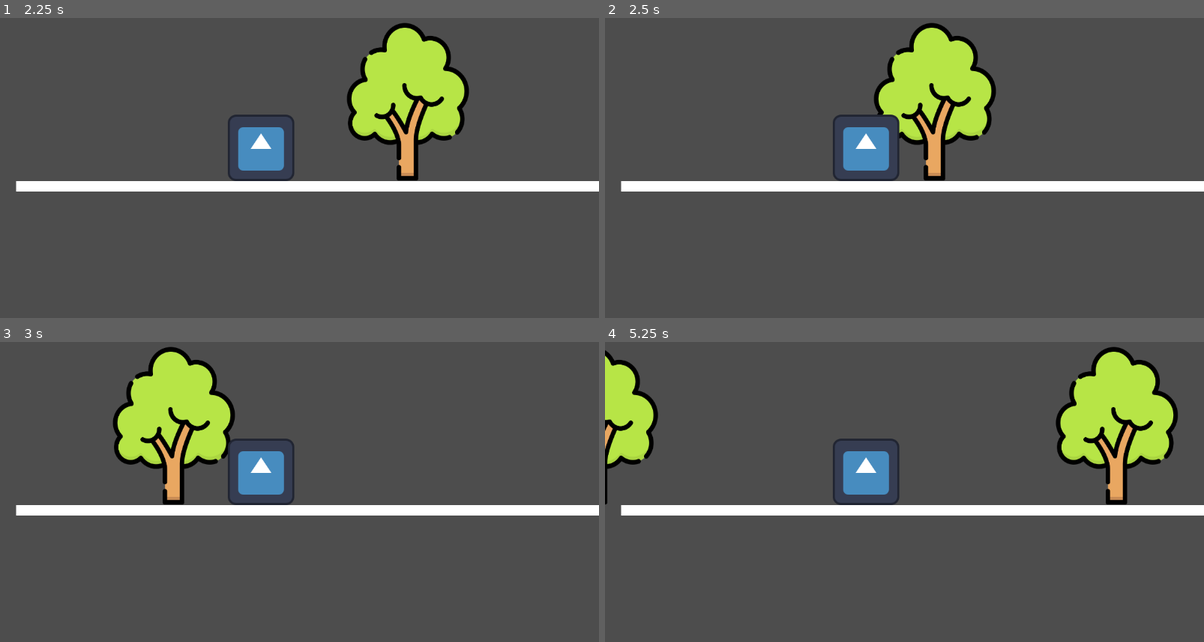
Above: before the commit, frames 1-4 (two rows, left to right).
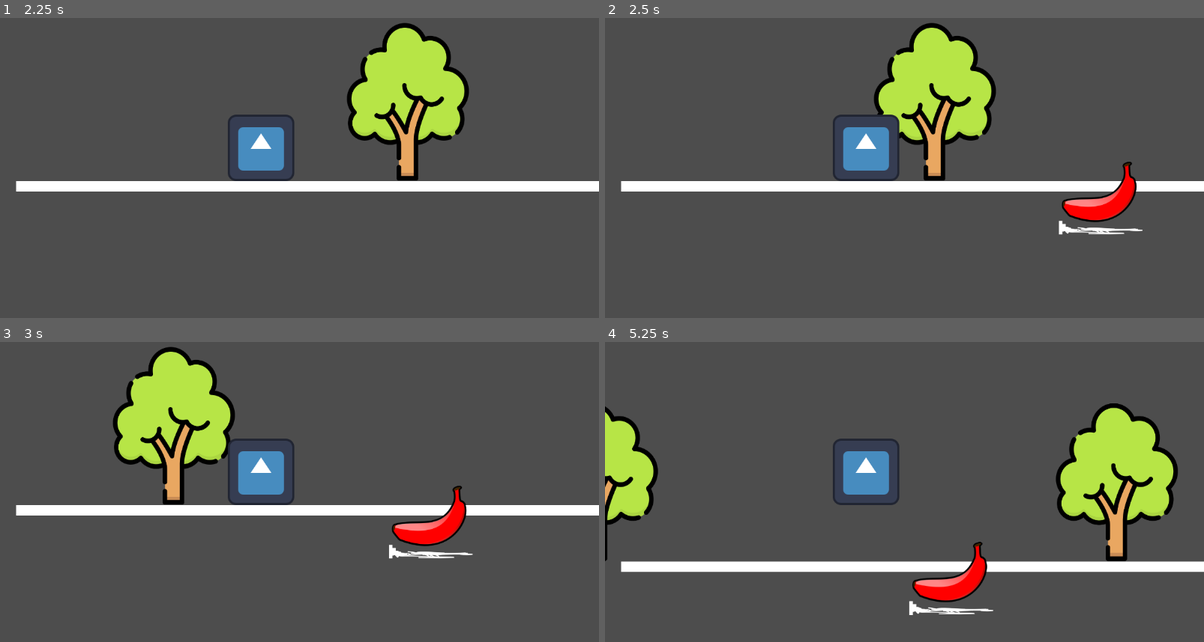
Above: after the commit, the same moments.

Repository: einhadner85/godot_test
Game: Godot game, scene res://main.tscn
Two runs of this game, one before a commit and one after it. Both use one fixed random seed, a clock stepped at 60 frames per second and the inputs below. The project has no main scene, so this scene is started directly. The engine's default icon, where the game draws it, is replaced by a stand-in: a white triangle on a blue panel in a dark square.
Inputs:
- Up to frame 1 (2.25 s): tap Enter (ui_accept) at 0.5, 0.77, 1.52 s
- Up to frame 2 (2.5 s): no input
- Up to frame 3 (3 s): no input
- Up to frame 4 (5.25 s): tap Enter (ui_accept) at 3.02, 3.77, 4.52 s

Frame 1 is identical in both runs. In frame 2, 1.3% of the frame differs, in the area x 75-90%, y 47-73%; in frame 3, 1.3%; in frame 4, 20%, in the area x 0-100%, y 1-92%.

Commit message:
장애물 이동 확인

Diff:
--- a/main.tscn
+++ b/main.tscn
@@ -4,6 +4,7 @@
 [ext_resource type="Texture2D" uid="uid://b42eouw8fbhgx" path="res://icon.svg" id="2_h2yge"]
 [ext_resource type="Script" uid="uid://buls2u64wkufm" path="res://scrolling_background.gd" id="3_h2yge"]
 [ext_resource type="Texture2D" uid="uid://cw0q52lko4e3y" path="res://free-icon-tree-7105071.png" id="4_1bvp3"]
+[ext_resource type="Script" uid="uid://covhe5qjoboa4" path="res://obstacle_spawner.gd" id="5_lquwl"]
 
 [sub_resource type="RectangleShape2D" id="RectangleShape2D_1bvp3"]
 size = Vector2(2000, 20)
@@ -50,3 +51,10 @@
 position = Vector2(126.5, 227)
 scale = Vector2(0.5683594, 0.59375)
 texture = ExtResource("4_1bvp3")
+
+[node name="ObstacleSpawner" type="Node2D" parent="." unique_id=1481476507]
+position = Vector2(338, -18)
+script = ExtResource("5_lquwl")
+
+[node name="Timer" type="Timer" parent="ObstacleSpawner" unique_id=1188731234]
+autostart = true
--- /dev/null
+++ b/obstacle.gd
@@ -0,0 +1,14 @@
+extends StaticBody2D
+
+# ⚠️ 중요: 네가 배경 스크립트(scrolling_background.gd)에 설정했던
+# scroll_speed 값과 똑같은 숫자로 맞춰줘! (예: 10.0 또는 300.0)
+var speed = 250.0
+
+func _physics_process(delta):
+	# 매 프레임마다 왼쪽(-x)으로 이동시킵니다.
+	position.x -= speed * delta
+
+	# 화면 왼쪽 밖(예: -200 픽셀)으로 완전히 벗어나면,
+	# 메모리 낭비를 막기 위해 스스로 파괴(삭제)합니다.
+	if position.x < -200:
+		queue_free()
--- a/obstacle.tscn
+++ b/obstacle.tscn
@@ -1,11 +1,13 @@
 [gd_scene format=3 uid="uid://mpj6ss17jf6i"]
 
 [ext_resource type="Texture2D" uid="uid://b8wsileoxwlbn" path="res://red-banana-md.png" id="1_sl1jc"]
+[ext_resource type="Script" uid="uid://cwuv821pqu62s" path="res://obstacle.gd" id="2_aubd6"]
 
 [sub_resource type="RectangleShape2D" id="RectangleShape2D_aubd6"]
 size = Vector2(170, 143)
 
 [node name="Obstacle" type="StaticBody2D" unique_id=142312696]
+script = ExtResource("2_aubd6")
 
 [node name="Sprite2D" type="Sprite2D" parent="." unique_id=666958543]
 position = Vector2(85.25, 72.75)
--- /dev/null
+++ b/obstacle_spawner.gd
@@ -0,0 +1,30 @@
+extends Node2D
+
+# 우리가 방금 만든 '장애물 씬(설계도)'을 공장으로 불러옵니다.
+var obstacle_scene = preload("res://obstacle.tscn")
+
+@onready var timer = $Timer
+
+func _ready():
+	# 타이머의 'timeout'(시간 다 됨) 신호를 아래의 함수와 연결합니다.
+	timer.timeout.connect(_on_timer_timeout)
+	# 첫 번째 장애물이 나올 시간을 무작위로 설정합니다.
+	_randomize_timer()
+
+func _on_timer_timeout():
+	# 1. 불러온 설계도로 실제 장애물(오브젝트)을 하나 찍어냅니다.
+	var new_obstacle = obstacle_scene.instantiate()
+
+	# 2. 생성된 장애물을 메인 화면의 자식으로 등록하여 화면에 띄웁니다.
+	get_parent().add_child(new_obstacle)
+
+	# 3. 장애물이 출발할 위치를 현재 공장(Spawner)의 위치와 똑같이 맞춥니다.
+	new_obstacle.global_position = global_position
+
+	# 4. 다음 장애물이 나올 시간을 다시 무작위로 섞어줍니다.
+	_randomize_timer()
+
+func _randomize_timer():
+	# 최소 1.5초에서 최대 3.5초 사이의 무작위 시간을 타이머에 입력합니다.
+	timer.wait_time = randf_range(1.5, 3.5)
+	timer.start() # 새로운 시간으로 타이머 재시작
Not shown, added: obstacle.gd.uid
Not shown, added: obstacle_spawner.gd.uid
